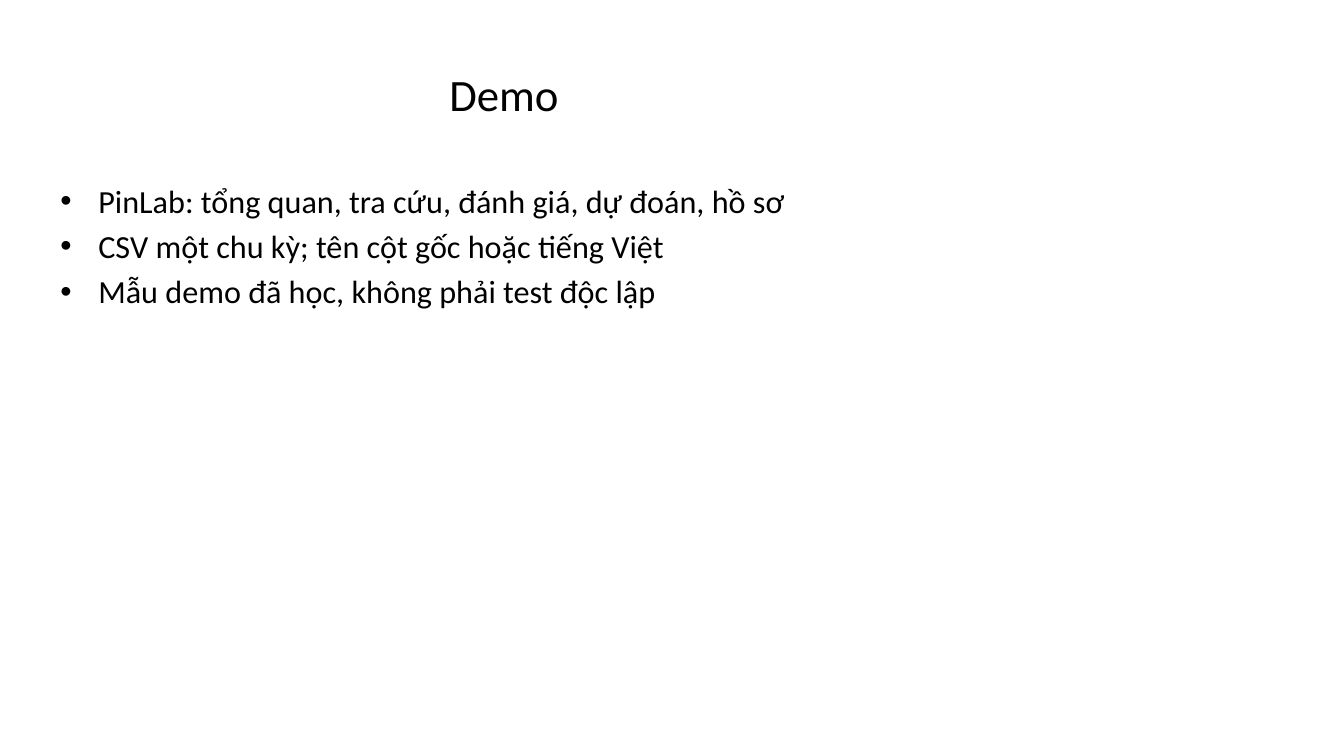
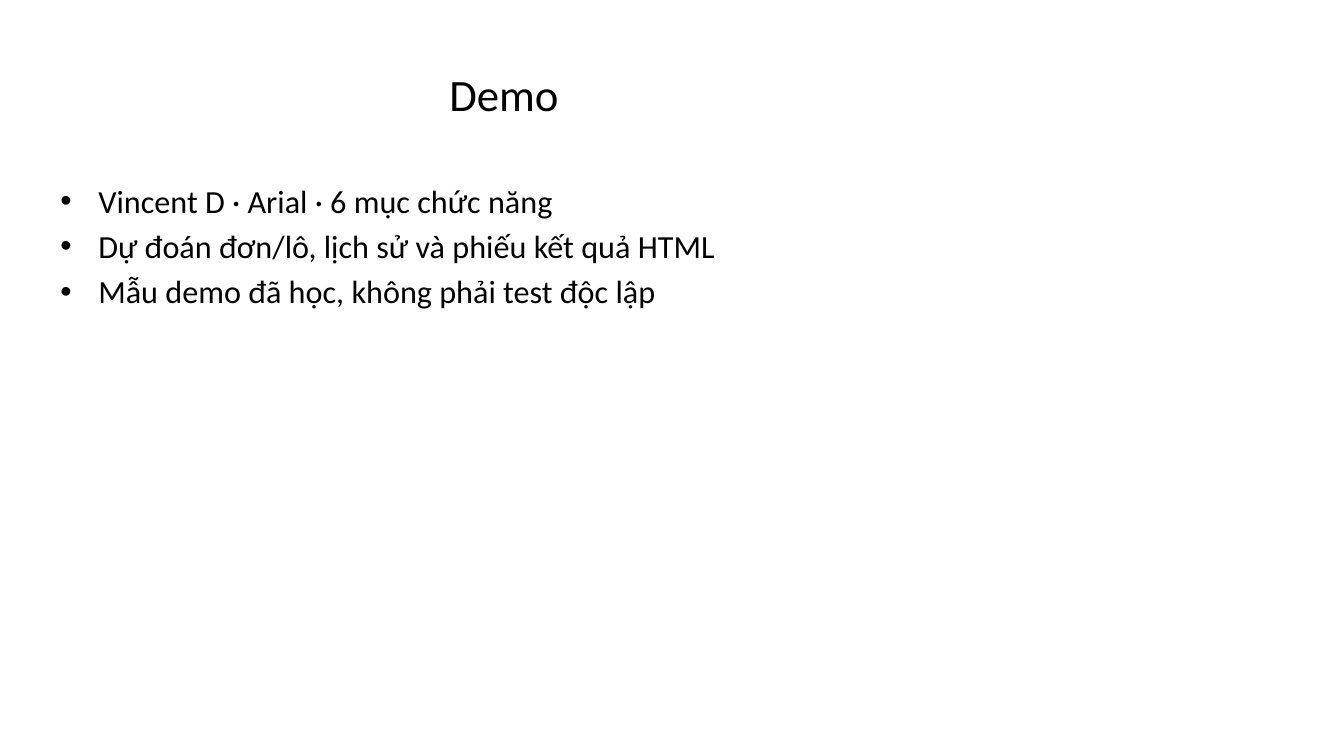
Before and after one commit to VanDuy266/KHOA-LUAN-TOT-NGHIEP, a slide deck: slide 10 of docs/slide-bao-ve.pptx. Drawn at 1344x756 pixels with LibreOffice and Linux fonts; fonts in the diff are those of the drawing. Boxes give left, top, right and bottom in pixels: in the first picture for what was removed or moved away, otherwise in the second. Text is boxed around its words. In the diff, an @@ line names an element or a change of style, - is before the commit and + after.

Commit message:
Vincent D: dự đoán SOH từng chu kỳ hoặc theo lô, tra cứu lịch sử và xuất báo cáo kết quả

```diff
--- a/docs/slide-bao-ve.pptx
+++ b/docs/slide-bao-ve.pptx
@@ text at (98, 190, 715, 264): text changed @@
-• PinLab: tổng quan, tra cứu, đánh giá, dự đoán, hồ sơ
-• CSV một chu kỳ; tên cột gốc hoặc tiếng Việt
+• Vincent D · Arial · 6 mục chức năng
+• Dự đoán đơn/lô, lịch sử và phiếu kết quả HTML
```
Also in this commit, not shown: 36 other files.
